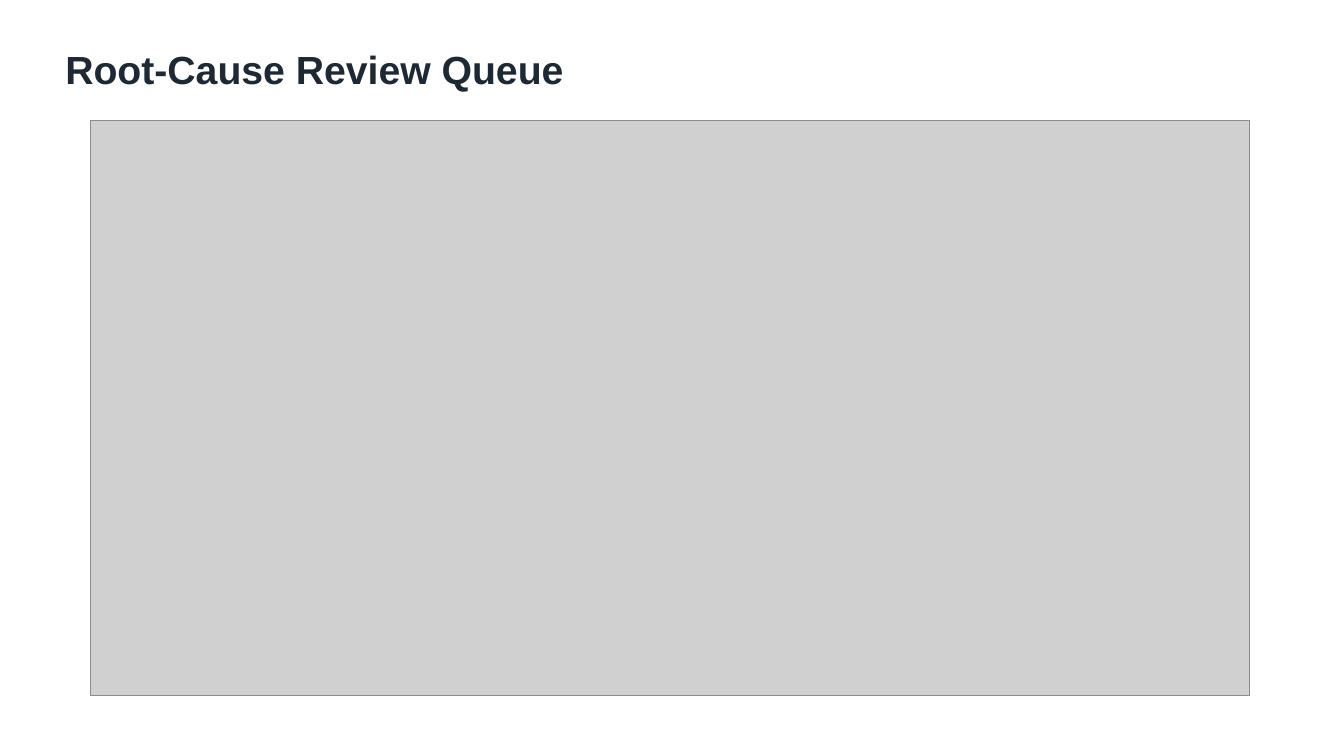
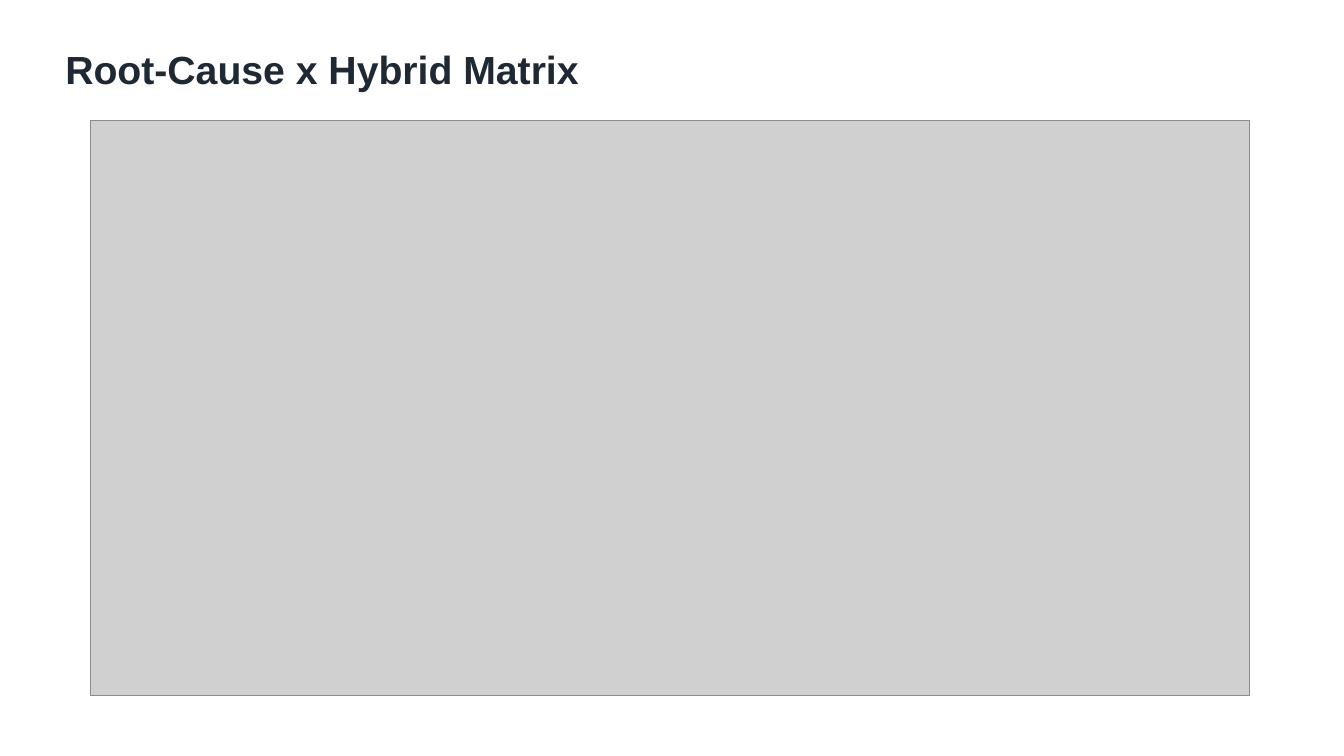
Before and after one commit to sonson0910/Fraud_Anomaly_Detection, a slide deck: slide 6 of report/final_slide_deck.pptx (slide 5 before the commit). Drawn at 1344x756 pixels with LibreOffice and Linux fonts; fonts in the diff are those of the drawing; grey boxes stand for pictures. Boxes give left, top, right and bottom in pixels: in the first picture for what was removed or moved away, otherwise in the second. Text is boxed around its words. In the diff, an @@ line names an element or a change of style, - is before the commit and + after.

```diff
--- a/report/final_slide_deck.pptx
+++ b/report/final_slide_deck.pptx
@@ text at [65, 55, 578, 92]: text changed @@
-Root-Cause Review Queue
+Root-Cause x Hybrid Matrix
```
Also in this commit, not shown: 2 other slides changed, 5 slides added, 38 other files.
